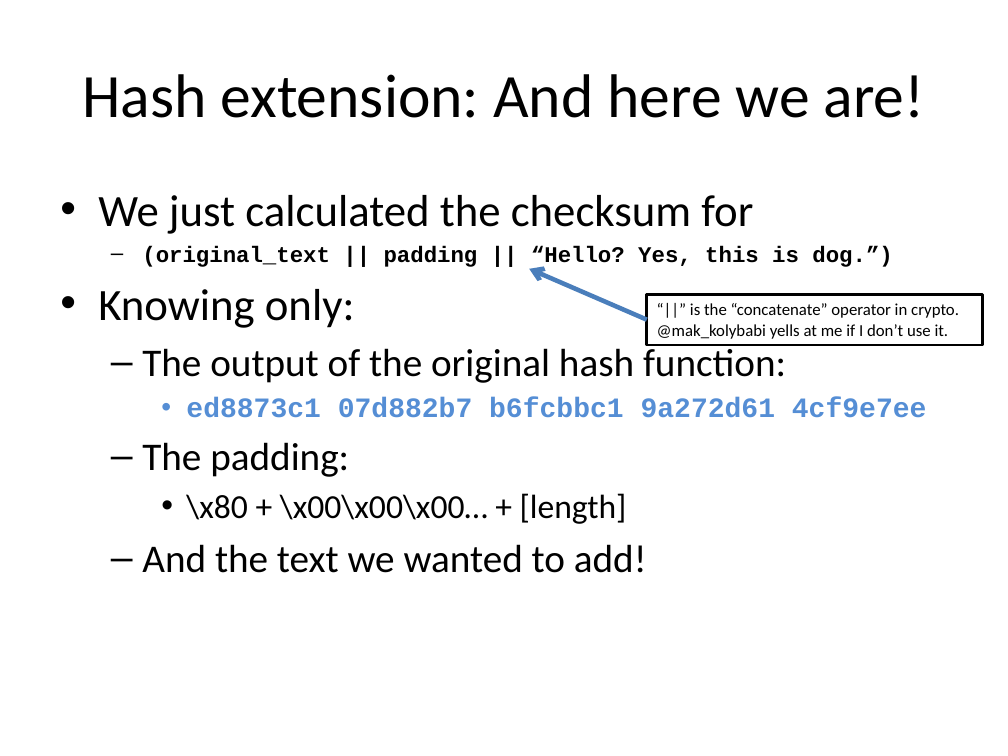
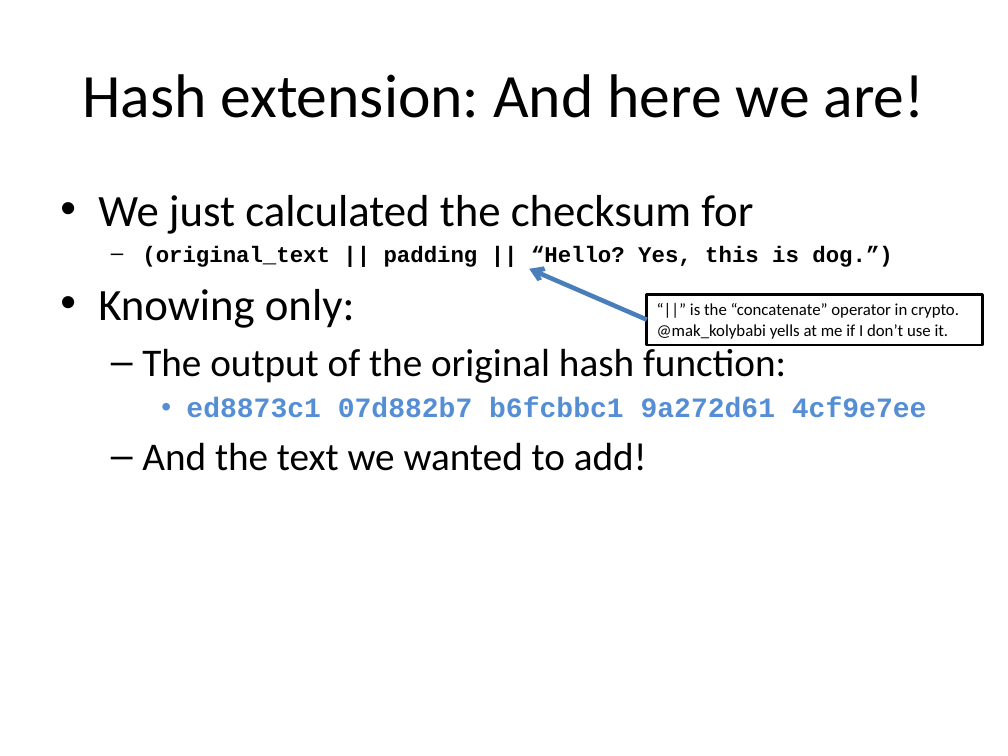
Before and after one commit to iagox86/2013-02-Shmoocon-talk, a slide deck: slide 55 of Shmoocon.pptx. Drawn at 1008x756 pixels with LibreOffice and Linux fonts; fonts in the diff are those of the drawing. Boxes give left, top, right and bottom in pixels: in the first picture for what was removed or moved away, otherwise in the second. Text is boxed around its words. In the diff, an @@ line names an element or a change of style, - is before the commit and + after.

```diff
--- a/Shmoocon.pptx
+++ b/Shmoocon.pptx
@@ text at <box>142,442,627,524</box>: paragraphs removed @@
-  – The padding:
-    • \x80 + \x00\x00\x00… + [length]
```
Also in this commit, not shown: 34 other slides changed, 3 slides added, 4 slides removed, 1 other file.
